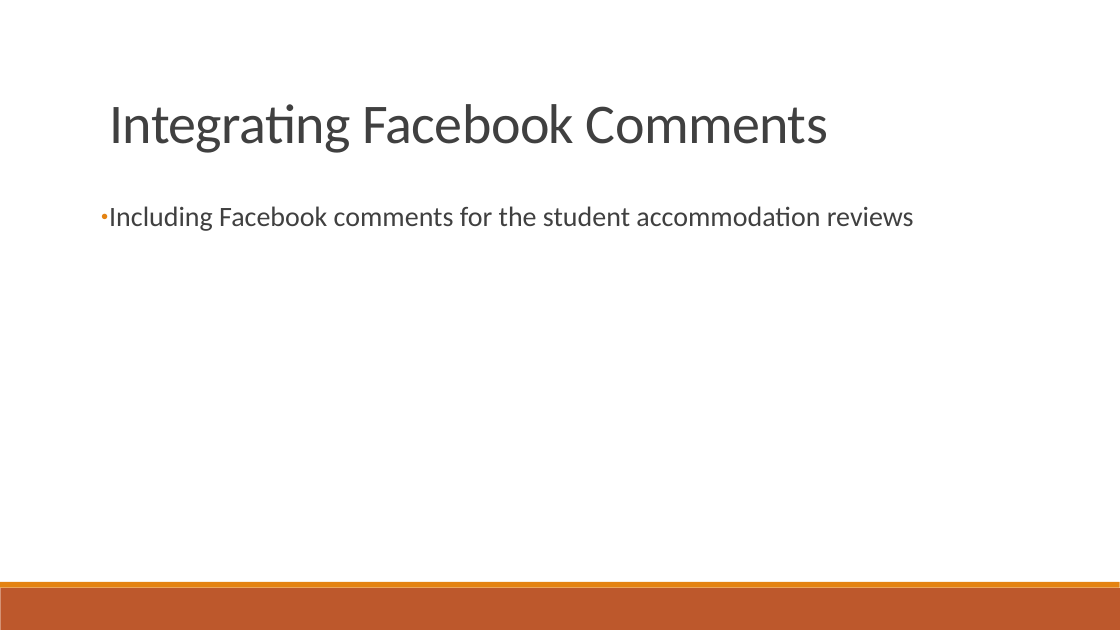
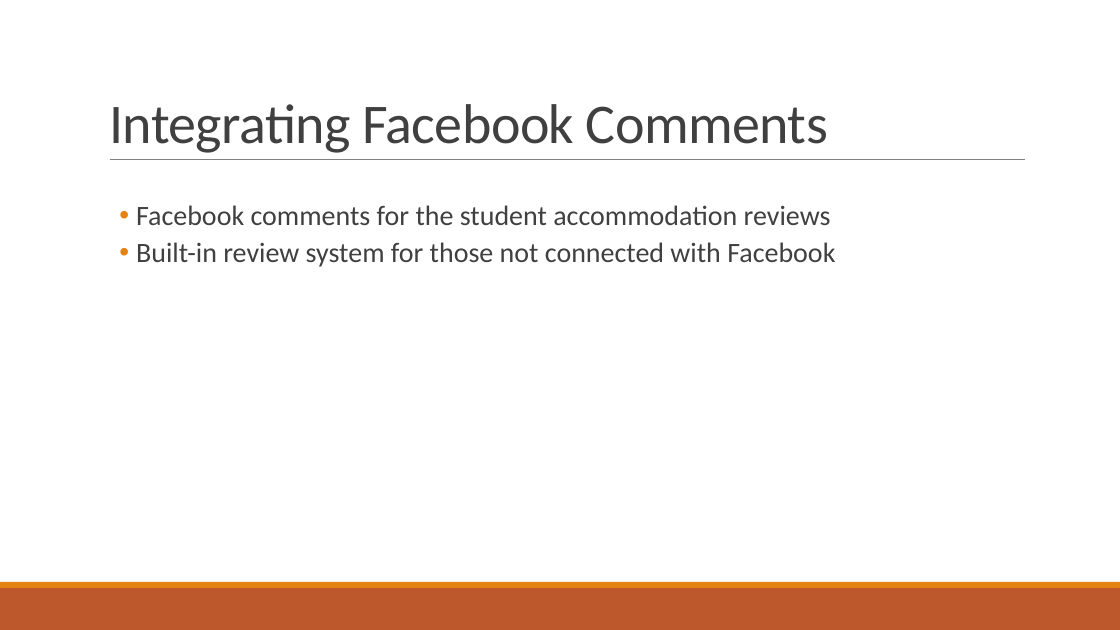
Before and after one commit to dragosthealex/roomies, a slide deck: slide 17 of resources/presentation1/final_presentation.pptx. Drawn at 1120x630 pixels with LibreOffice and Linux fonts; fonts in the diff are those of the drawing. Boxes give left, top, right and bottom in pixels: in the first picture for what was removed or moved away, otherwise in the second. Text is boxed around its words. In the diff, an @@ line names an element or a change of style, - is before the commit and + after.

```diff
--- a/resources/presentation1/final_presentation.pptx
+++ b/resources/presentation1/final_presentation.pptx
@@ line added from (110, 160) to (1026, 160), #808080 0.5 pt @@
@@ text at [136, 205, 835, 267]: text changed @@
-● Including Facebook comments for the student accommodation reviews
+  • Facebook comments for the student accommodation reviews
+  • Built-in review system for those not connected with Facebook
```
Also in this commit, not shown: 19 other slides changed, 10 slides added, 4 slides removed, 4 other files.
